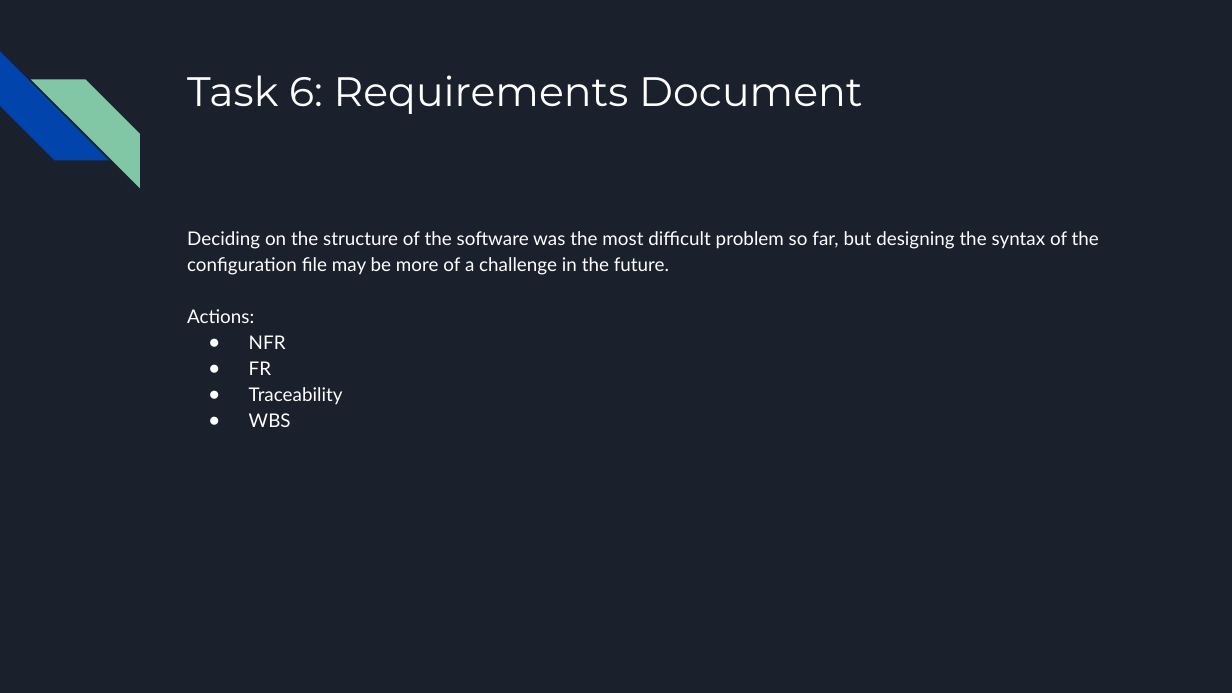
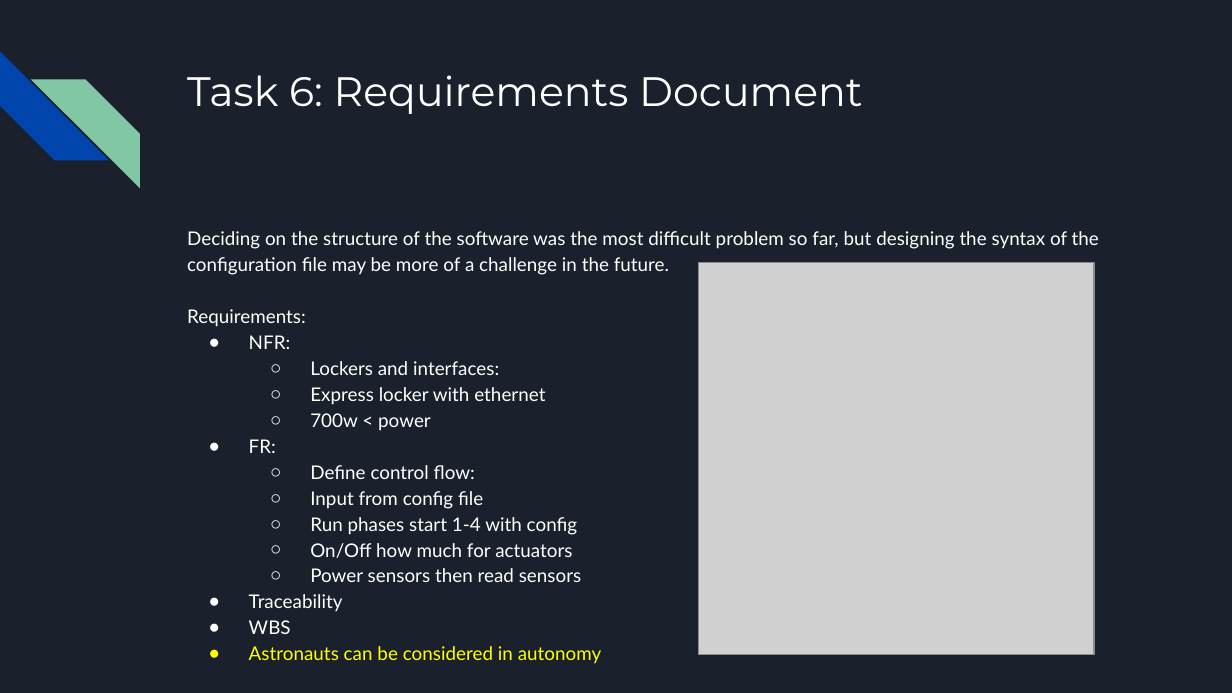
Before and after one commit to killsap/automated-multi-cycle-farming-in-space-website, a slide deck: slide 6 of docs/Milestone1Presentation.pptx (slide 4 before the commit). Drawn at 1232x693 pixels with LibreOffice and Linux fonts; fonts in the diff are those of the drawing; grey boxes stand for pictures. Boxes give left, top, right and bottom in pixels: in the first picture for what was removed or moved away, otherwise in the second. Text is boxed around its words. In the diff, an @@ line names an element or a change of style, - is before the commit and + after.

Commit message:
updated slides

```diff
--- a/docs/Milestone1Presentation.pptx
+++ b/docs/Milestone1Presentation.pptx
@@ text at box(187, 231, 1099, 612): paragraph added @@
+● Astronauts can be considered in autonomy
@@ picture added at box(699, 262, 1094, 654) @@
@@ text at box(187, 309, 581, 582): text changed @@
-Actions:
-● NFR
-● FR
+Requirements:
+● NFR:
+  ○ Lockers and interfaces:
+  ○ Express locker with ethernet
+  ○ 700w < power
+● FR:
+  ○ Define control flow:
+  ○ Input from config file
+  ○ Run phases start 1-4 with config
+  ○ On/Off how much for actuators
+  ○ Power sensors then read sensors
```
Also in this commit, not shown: 5 other slides changed, 7 slides added, 1 slide removed.
